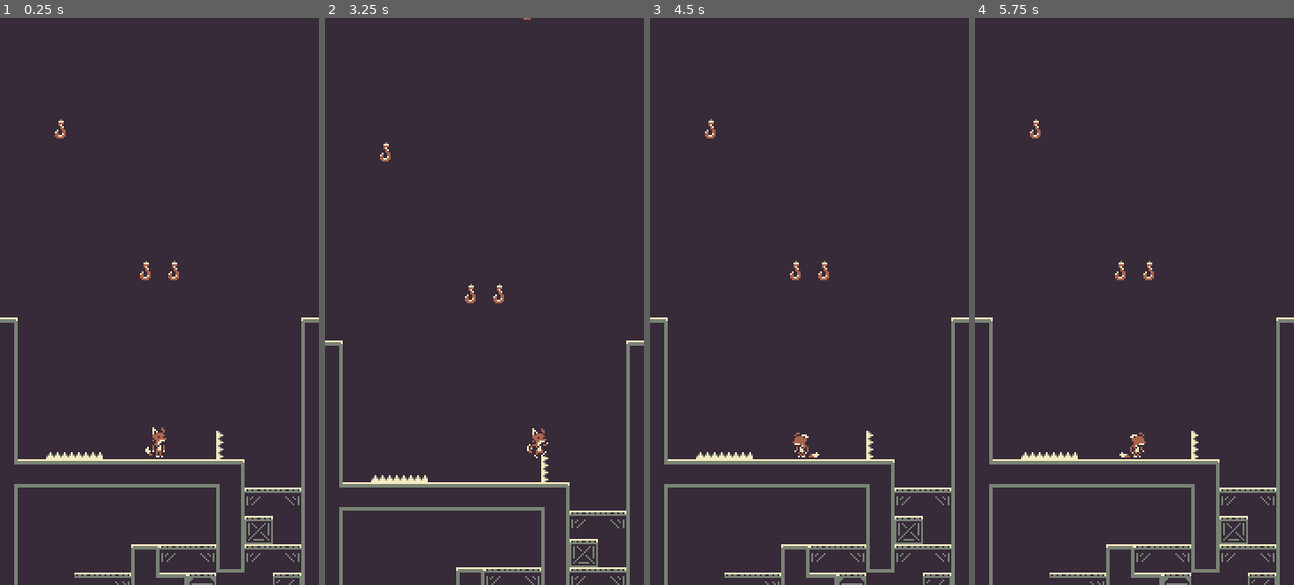
Above: before the commit, frames 1-4 (left to right).
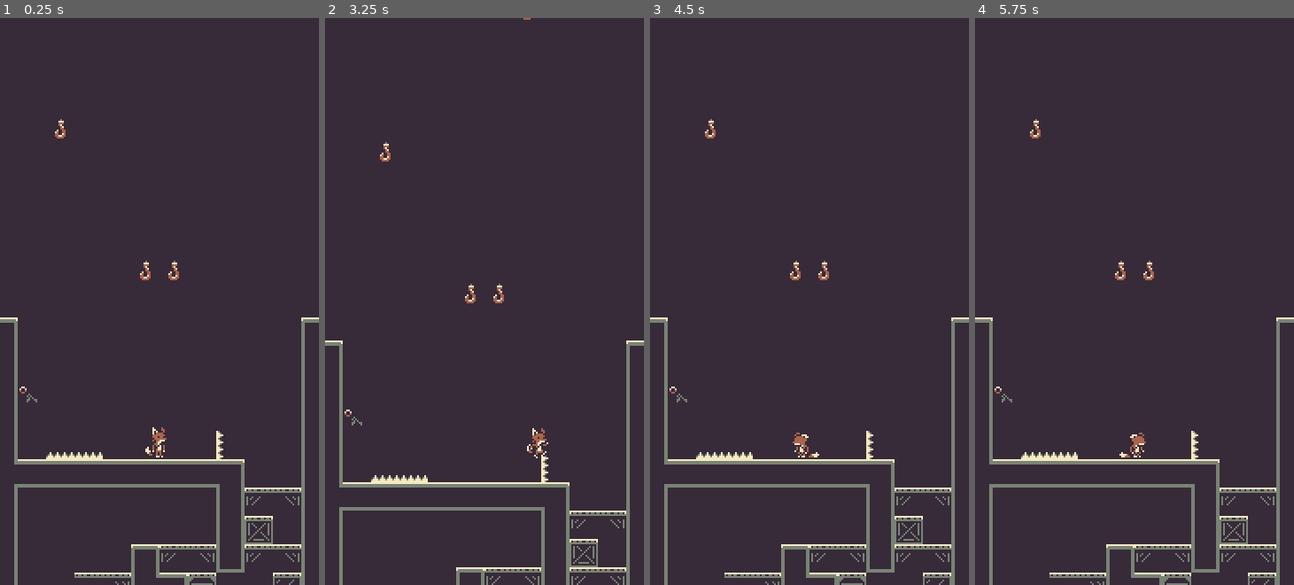
Above: after the commit, the same moments.

Repository: diego-escalante/GO2023-GrapplePack
Game: Godot game, scene res://world/world.tscn
The game is run twice, just before and just after one commit, with the same random seed, the same clock (stepped at 60 frames per second) and the same inputs.
Inputs (mouse positions are in pixels of both pictures, inside the frame that each line leads up to):
- Up to frame 1 (0.25 s): no input
- Up to frame 2 (3.25 s): tap Enter at 0.5 s; move the mouse to (554, 273) at 0.52 s; press the mouse at (554, 273) at 0.53 s; hold D (right) 0.53-2.03 s; tap W (jump) at 0.77, 1.52, 3.02 s; move the mouse to (420, 329) at 1.27 s; release the mouse at (420, 329) at 1.28 s; click (420, 329) at 1.35 s; move the mouse to (516, 176) at 2.02 s; press the mouse at (516, 176) at 2.03 s; hold A (left) 2.03-2.78 s; tap R at 2.1 s; move the mouse to (468, 414) at 2.77 s; release the mouse at (468, 414) at 2.78 s; hold D (right) from 2.78 s (still down); click (468, 414) at 2.85 s
- Up to frame 3 (4.5 s): move the mouse to (905, 386) at 3.52 s; press the mouse at (905, 386) at 3.53 s; tap W (jump) at 3.77 s; move the mouse to (713, 216) at 4.27 s; release D (right) at 4.28 s; release the mouse at (713, 216) at 4.28 s; hold A (left) from 4.28 s (still down); tap R at 4.35 s
- Up to frame 4 (5.75 s): tap W (jump) at 4.52 s; click (1038, 216) at 4.55 s; move the mouse to (1150, 301) at 5.02 s; release A (left) at 5.03 s; press the mouse at (1150, 301) at 5.03 s; hold D (right) from 5.03 s (still down)

The runs differ from the first frame. In frame 1, less than 0.1% of the frame differs, in the area x 6-12%, y 65-68%; in frame 2, less than 0.1%; in frame 3, less than 0.1%; in frame 4, less than 0.1%.

Commit message:
Add switch foundation

Diff:
--- a/objects/grapple/grapple.gd
+++ b/objects/grapple/grapple.gd
@@ -70,9 +70,10 @@
 	hook_raycast.force_raycast_update()
 	if hook_raycast.is_colliding():
 		if hook_raycast.get_collider() is GrappleArea:
+			var grapple_area := hook_raycast.get_collider() as GrappleArea
 			# Hit a grappleable.
-			hook.global_position = (hook_raycast.get_collider() as GrappleArea).get_grapple_point(hook_raycast.get_collision_point())
-			_state = State.HOOKED
+			hook.global_position = grapple_area.get_grapple_point(hook_raycast.get_collision_point())
+			_state = State.HOOKED if grapple_area.is_hookable else State.RETRACTING
 
 		else:
 			# Hit a wall.
--- a/objects/grapple/grapple.tscn
+++ b/objects/grapple/grapple.tscn
@@ -22,7 +22,7 @@
 texture_mode = 1
 
 [node name="Hook" type="CharacterBody2D" parent="."]
-collision_layer = 0
+collision_layer = 32
 motion_mode = 1
 
 [node name="Sprite2D" type="Sprite2D" parent="Hook"]
--- a/objects/grapple_area/grapple_area.gd
+++ b/objects/grapple_area/grapple_area.gd
@@ -1,5 +1,7 @@
 extends Area2D
 class_name GrappleArea
+
+@export var is_hookable := true
 
 var collision_shape: CollisionShape2D
 
--- a/objects/grapple_area/grapple_area.tscn
+++ b/objects/grapple_area/grapple_area.tscn
@@ -4,7 +4,6 @@
 
 [node name="GrappleArea" type="Area2D"]
 collision_layer = 4
-collision_mask = 0
-monitoring = false
+collision_mask = 32
 monitorable = false
 script = ExtResource("1_w8dn6")
--- /dev/null
+++ b/objects/switch/switch.gd
@@ -0,0 +1,8 @@
+extends AnimatedSprite2D
+class_name Switch
+
+func _ready() -> void:
+	($GrappleArea as Area2D).body_entered.connect(_on_grappled)
+
+func _on_grappled(_body: Node2D) -> void:
+	print("Triggered!")
--- /dev/null
+++ b/objects/switch/switch.tscn
@@ -0,0 +1,62 @@
+[gd_scene load_steps=10 format=3 uid="uid://d27vglfupvt2e"]
+
+[ext_resource type="Texture2D" uid="uid://bvevp17ts57m5" path="res://aseprite/tilemap.png" id="1_d7yvo"]
+[ext_resource type="Script" path="res://objects/switch/switch.gd" id="2_bhlsm"]
+[ext_resource type="PackedScene" uid="uid://cujqblnawqesf" path="res://objects/grapple_area/grapple_area.tscn" id="3_ji1l4"]
+
+[sub_resource type="AtlasTexture" id="AtlasTexture_wtde7"]
+atlas = ExtResource("1_d7yvo")
+region = Rect2(128, 64, 16, 16)
+
+[sub_resource type="AtlasTexture" id="AtlasTexture_8x64j"]
+atlas = ExtResource("1_d7yvo")
+region = Rect2(112, 64, 16, 16)
+
+[sub_resource type="AtlasTexture" id="AtlasTexture_dlj7s"]
+atlas = ExtResource("1_d7yvo")
+region = Rect2(128, 64, 16, 16)
+
+[sub_resource type="AtlasTexture" id="AtlasTexture_6jkgq"]
+atlas = ExtResource("1_d7yvo")
+region = Rect2(144, 64, 16, 16)
+
+[sub_resource type="SpriteFrames" id="SpriteFrames_ramc6"]
+animations = [{
+"frames": [{
+"duration": 1.0,
+"texture": SubResource("AtlasTexture_wtde7")
+}, {
+"duration": 1.0,
+"texture": SubResource("AtlasTexture_8x64j")
+}],
+"loop": false,
+"name": &"to_off",
+"speed": 10.0
+}, {
+"frames": [{
+"duration": 1.0,
+"texture": SubResource("AtlasTexture_dlj7s")
+}, {
+"duration": 1.0,
+"texture": SubResource("AtlasTexture_6jkgq")
+}],
+"loop": false,
+"name": &"to_on",
+"speed": 10.0
+}]
+
+[sub_resource type="CircleShape2D" id="CircleShape2D_byl8o"]
+radius = 8.0
+
+[node name="Switch" type="AnimatedSprite2D"]
+sprite_frames = SubResource("SpriteFrames_ramc6")
+animation = &"to_off"
+autoplay = "to_off"
+frame = 1
+script = ExtResource("2_bhlsm")
+
+[node name="GrappleArea" parent="." instance=ExtResource("3_ji1l4")]
+is_hookable = false
+
+[node name="CollisionShape2D" type="CollisionShape2D" parent="GrappleArea"]
+shape = SubResource("CircleShape2D_byl8o")
--- a/project.godot
+++ b/project.godot
@@ -69,6 +69,7 @@
 2d_physics/layer_3="grappleables"
 2d_physics/layer_4="oneway"
 2d_physics/layer_5="hazards"
+2d_physics/layer_6="grapple"
 
 [rendering]
 
--- a/world/world.tscn
+++ b/world/world.tscn
@@ -1,7 +1,8 @@
-[gd_scene load_steps=4 format=3 uid="uid://dhpnel4052tqj"]
+[gd_scene load_steps=5 format=3 uid="uid://dhpnel4052tqj"]
 
 [ext_resource type="TileSet" uid="uid://cgl371nhk6ocg" path="res://world/tileset.tres" id="1_1mopq"]
 [ext_resource type="PackedScene" uid="uid://blwf38bh4id4k" path="res://player/player.tscn" id="2_6deeh"]
+[ext_resource type="PackedScene" uid="uid://d27vglfupvt2e" path="res://objects/switch/switch.tscn" id="4_6rjuc"]
 [ext_resource type="Script" path="res://camera/shaking_camera_2d.gd" id="5_ygp26"]
 
 [node name="world" type="TileMap"]
@@ -29,3 +30,6 @@
 editor_draw_limits = true
 editor_draw_drag_margin = true
 script = ExtResource("5_ygp26")
+
+[node name="Switch" parent="." instance=ExtResource("4_6rjuc")]
+position = Vector2(-72, -280)
